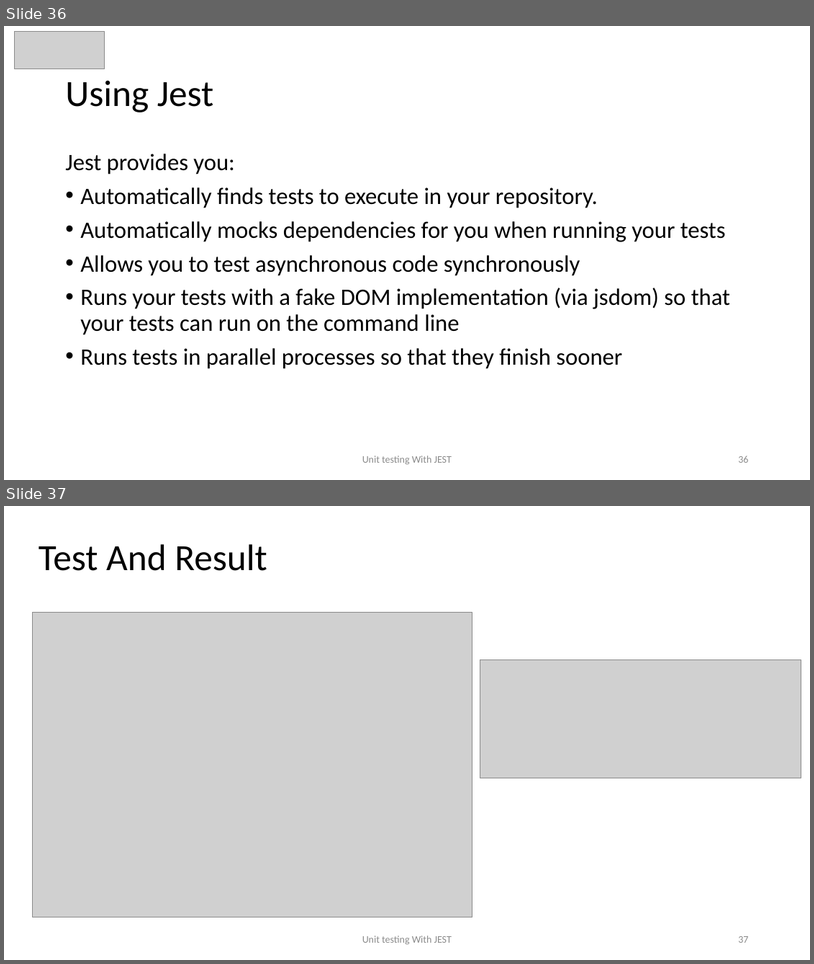
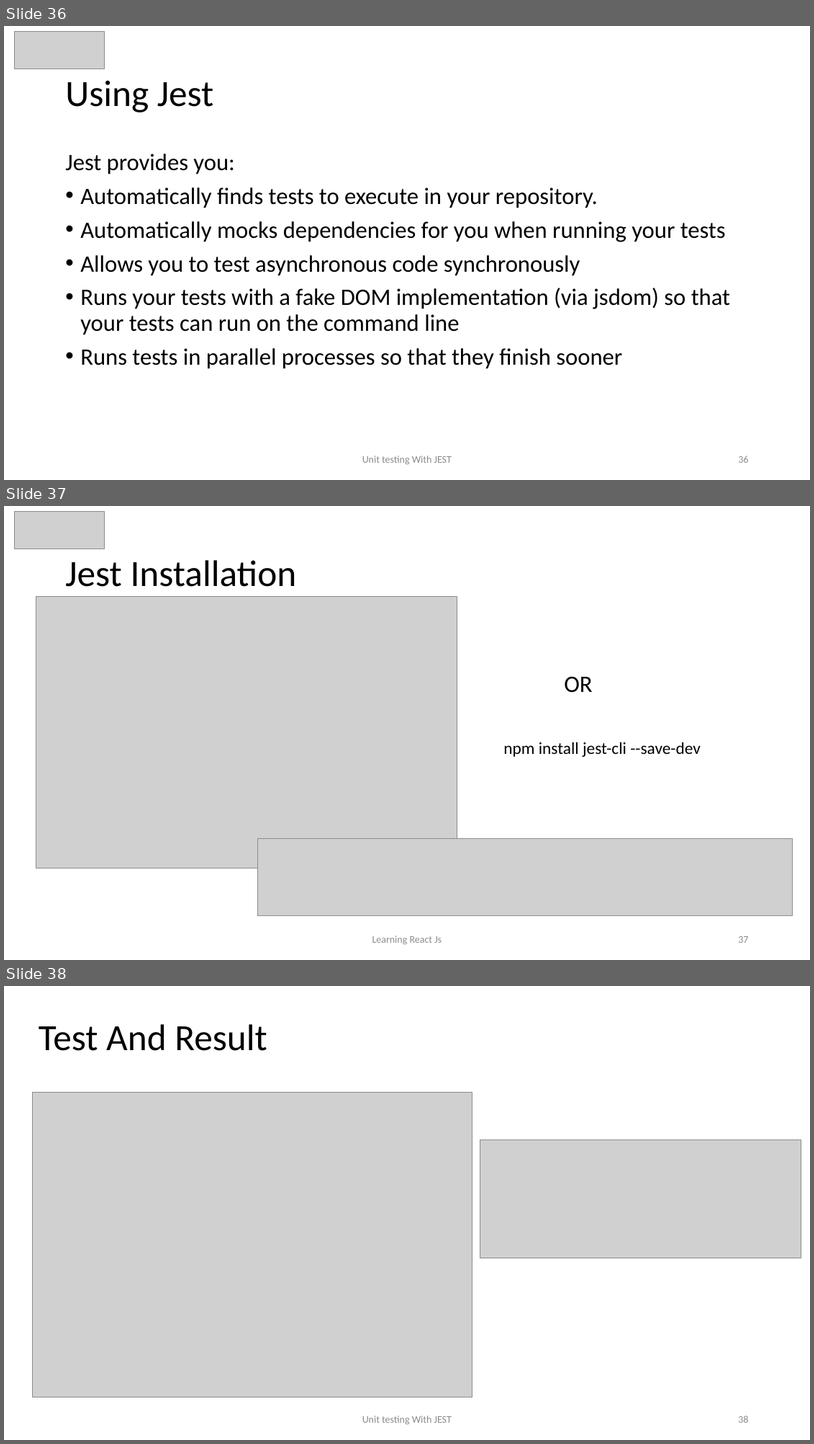
Before and after one commit to awahab29/samplealt, a slide deck: React.pptx. Shown one above the other, each under a label of ours: slides 36 and 37 before the commit, slides 36, 37 and 38 after it. The pictures are 814x964 and 814x1444 pixels, drawn with LibreOffice and Linux fonts; fonts in the diff are those of the drawing; grey boxes stand for pictures. Boxes give left, top, right and bottom in pixels: in the first picture for what was removed or moved away, otherwise in the second. Text is boxed around its words. In the diff, an @@ line names an element or a change of style, - is before the commit and + after.

Commit message:
jest installation ppt Signed-off-by: tahir-masood1 <onlytahir@hotmail.com>

```diff
--- a/React.pptx
+++ b/React.pptx
@@ slide 37 added at <box>4,506,810,960</box>, background #FFFFFF @@
@@ picture added at <box>14,512,104,548</box> @@
@@ title added at <box>65,560,297,587</box>, 44 pt, text #000000 @@
+Jest Installation
@@ picture added at <box>36,596,457,867</box> @@
@@ text added at <box>504,676,701,757</box>, 20 pt, text #000000 @@
+OR
+npm install jest-cli --save-dev
@@ picture added at <box>258,838,793,916</box> @@
@@ text added at <box>373,935,442,944</box>, 12 pt, text #8C8C8C @@
+Learning React Js
@@ page number added at <box>738,936,748,942</box>, 12 pt, text #8C8C8C @@
+37
@@ what was slide 37 is now slide 38 @@
@@ page number at <box>738,1415,748,1422</box>: text changed @@
-37
+38
```
